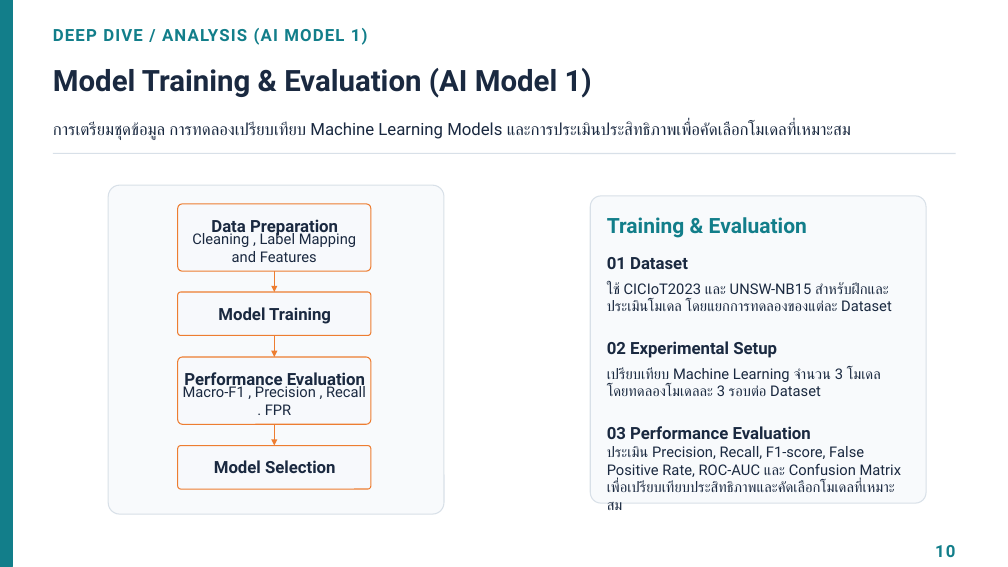
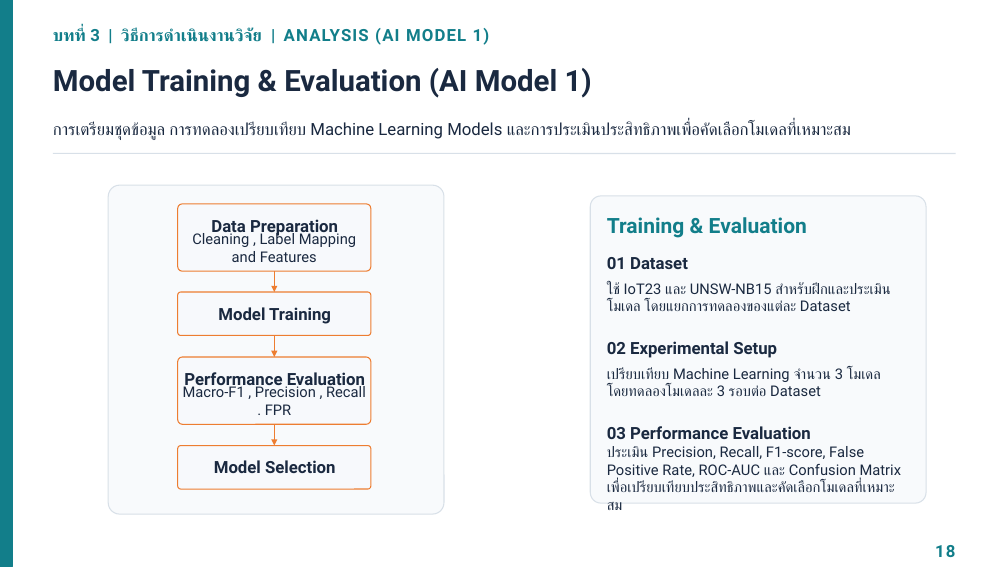
Before and after one commit to Jesadaphoukrongthong/Hybrid-Network-Monitoring-and-Policy-Orchestration-Framework, a slide deck: slide 19 of docs/paper/Hybrid_Framework_Presentation.pptx (slide 11 before the commit). Drawn at 1008x567 pixels with LibreOffice and Linux fonts; fonts in the diff are those of the drawing. Boxes give left, top, right and bottom in pixels: in the first picture for what was removed or moved away, otherwise in the second. Text is boxed around its words. In the diff, an @@ line names an element or a change of style, - is before the commit and + after.

```diff
--- a/docs/paper/Hybrid_Framework_Presentation.pptx
+++ b/docs/paper/Hybrid_Framework_Presentation.pptx
@@ text at [53, 28, 490, 45]: text changed @@
-DEEP DIVE / ANALYSIS (AI MODEL 1)
+บทที่ 3 | วิธีการดำเนินงานวิจัย | ANALYSIS (AI MODEL 1)
@@ text at [607, 282, 891, 311]: text changed @@
-ใช้ CICIoT2023 และ UNSW-NB15 สำหรับฝึกและประเมินโมเดล โดยแยกการทดลองของแต่ละ Dataset
+ใช้ IoT23 และ UNSW-NB15 สำหรับฝึกและประเมินโมเดล โดยแยกการทดลองของแต่ละ Dataset
@@ text at [935, 545, 955, 557]: text changed @@
-10
+18
```
Also in this commit, not shown: 15 other slides changed, 11 slides added, 1 slide removed.
